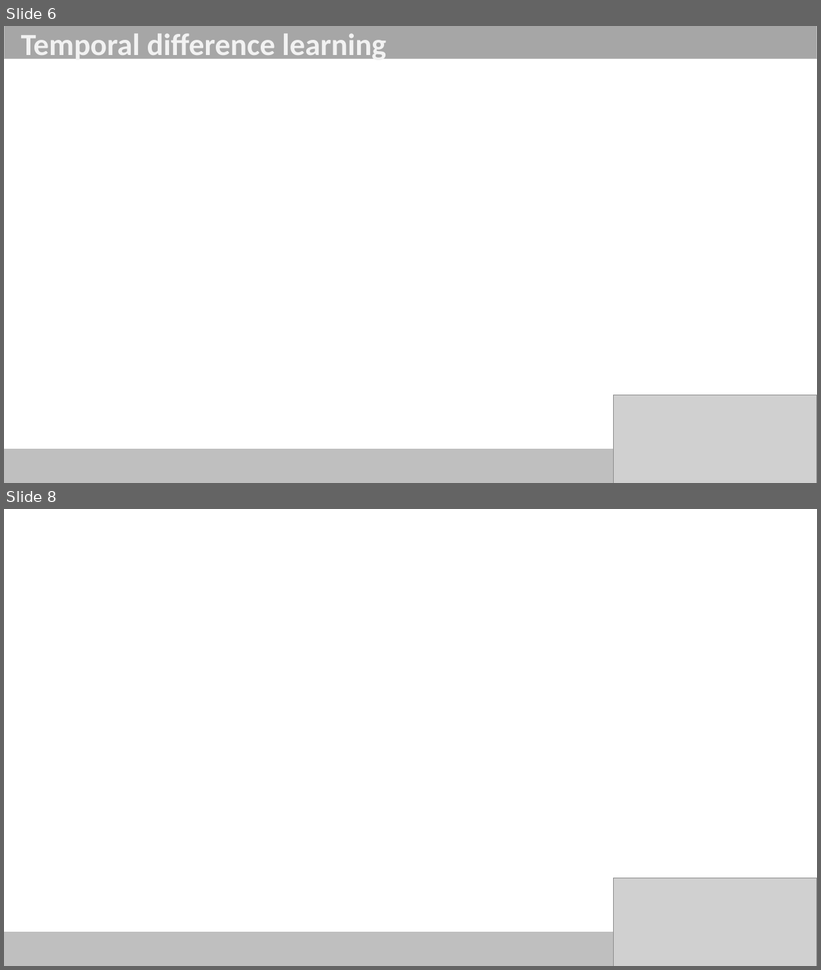
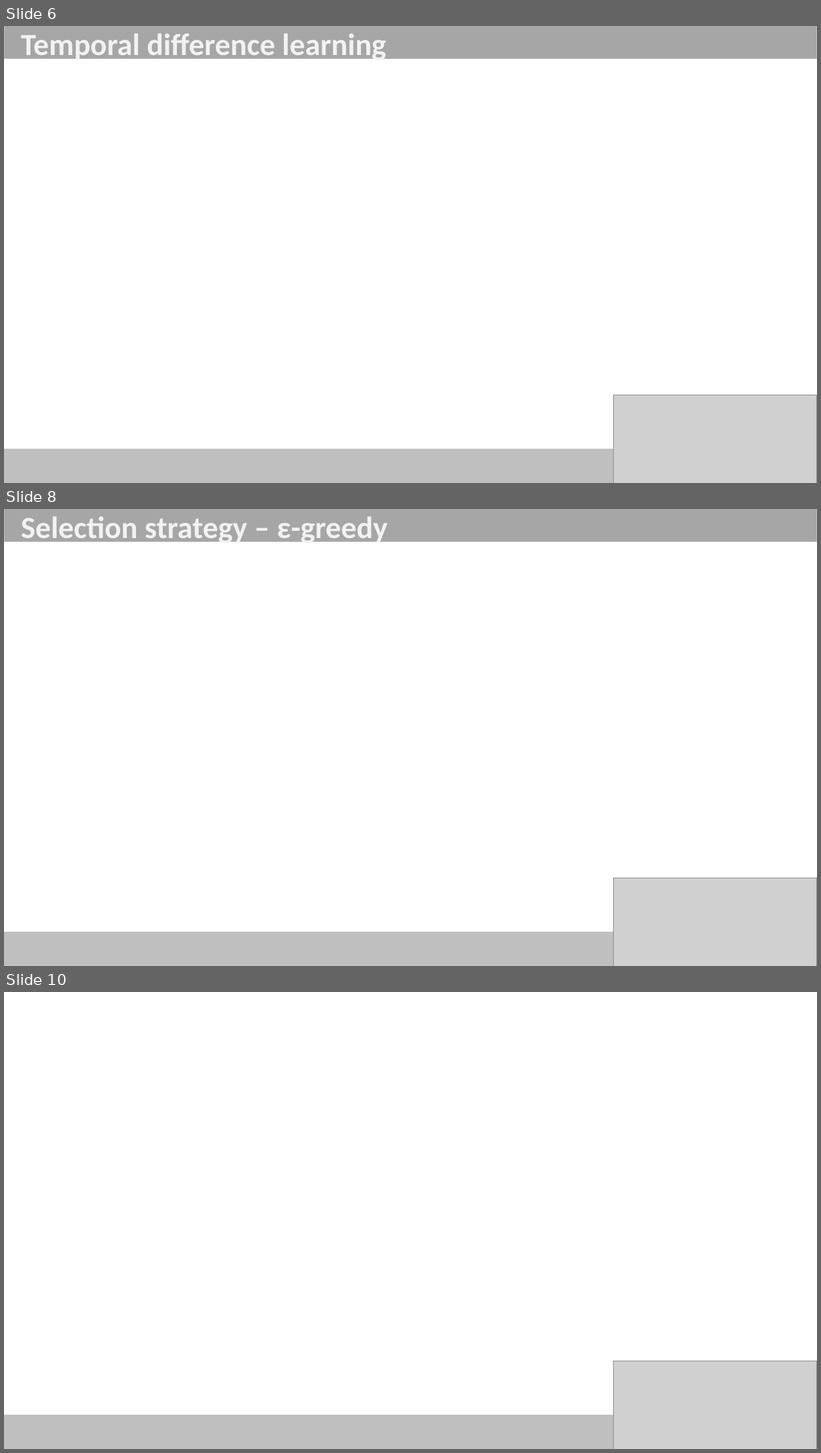
Before and after one commit to ob-algdatii-ss18/leistungsnachweis-firststeptoworlddomination, a slide deck: Reinforcement Learning.pptx. Shown one above the other, each under a label of ours: slides 6 and 8 before the commit, slides 6, 8 and 10 after it; the slides between them are not shown. The pictures are 821x970 and 821x1453 pixels, drawn with LibreOffice and Linux fonts; fonts in the diff are those of the drawing; grey boxes stand for pictures. Boxes give left, top, right and bottom in pixels: in the first picture for what was removed or moved away, otherwise in the second. Text is boxed around its words. In the diff, an @@ line names an element or a change of style, - is before the commit and + after.

```diff
--- a/Reinforcement Learning.pptx
+++ b/Reinforcement Learning.pptx
@@ slide 8 added at bbox=[4, 509, 817, 966], background #FFFFFF @@
@@ rectangle added at bbox=[4, 509, 817, 542], fill #A6A6A6, outline #BFBFBF 1 pt @@
@@ text added at bbox=[21, 516, 388, 546], 36.3 pt, text #F2F2F2, bold @@
+Selection strategy – ε-greedy
@@ picture added at bbox=[613, 879, 817, 966] @@
@@ rectangle added at bbox=[4, 933, 675, 966], fill #BFBFBF, outline #BFBFBF 1 pt @@
@@ what was slide 8 is now slide 10 @@
```
Also in this commit, not shown: 4 slides changed, 1 other slide added.
